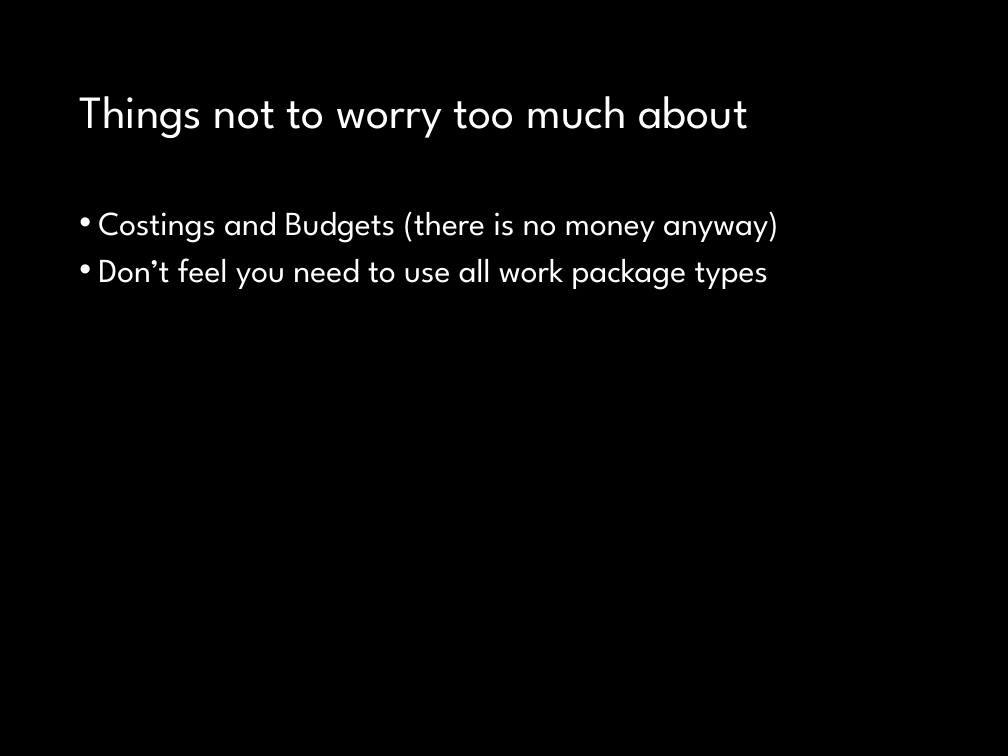
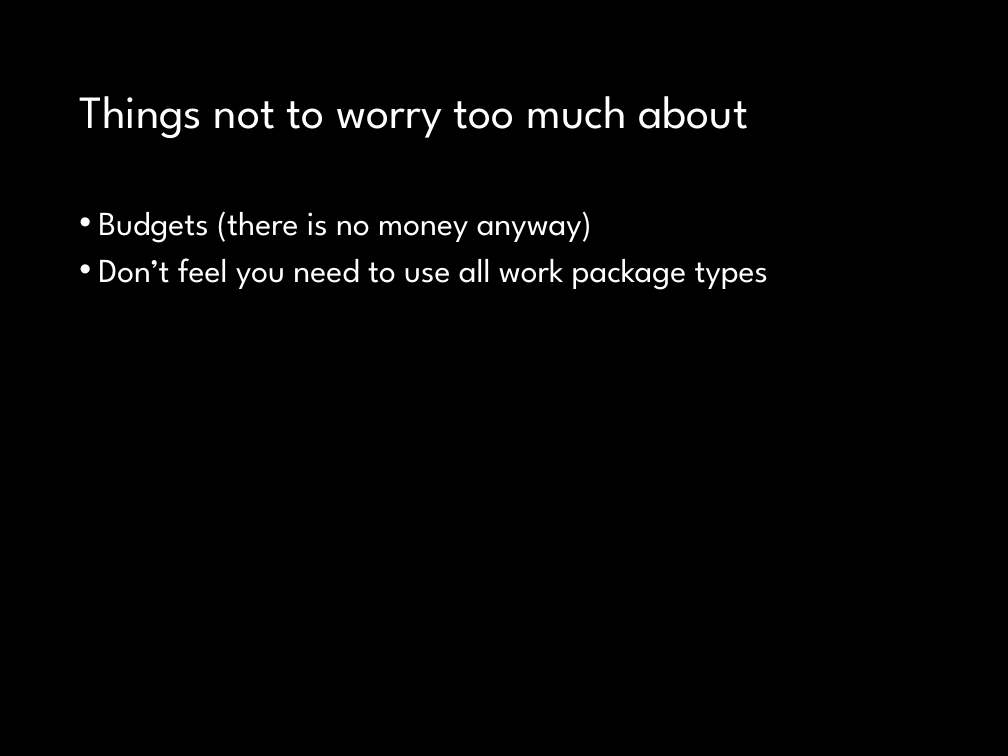
Before and after one commit to fossabot/SPE2018, a slide deck: slide 19 of Lecture Slides/02 Open Project.pptx. Drawn at 1008x756 pixels with LibreOffice and Linux fonts; fonts in the diff are those of the drawing. Boxes give left, top, right and bottom in pixels: in the first picture for what was removed or moved away, otherwise in the second. Text is boxed around its words. In the diff, an @@ line names an element or a change of style, - is before the commit and + after.

```diff
--- a/Lecture Slides/02 Open Project.pptx
+++ b/Lecture Slides/02 Open Project.pptx
@@ text at box(98, 211, 592, 243): text changed @@
-• Costings and Budgets (there is no money anyway)
+• Budgets (there is no money anyway)
```
Also in this commit, not shown: 7 other slides changed.
